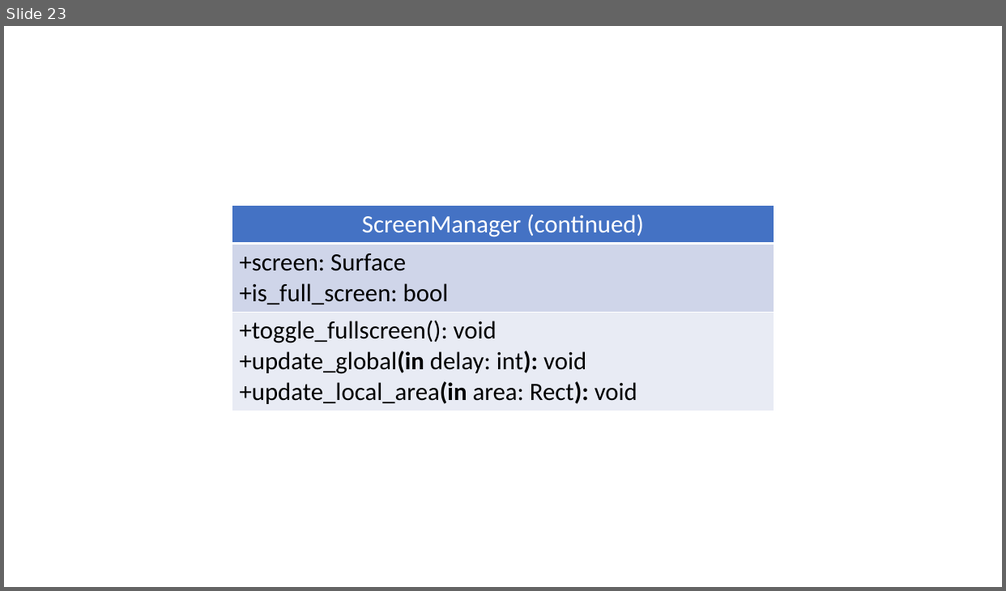
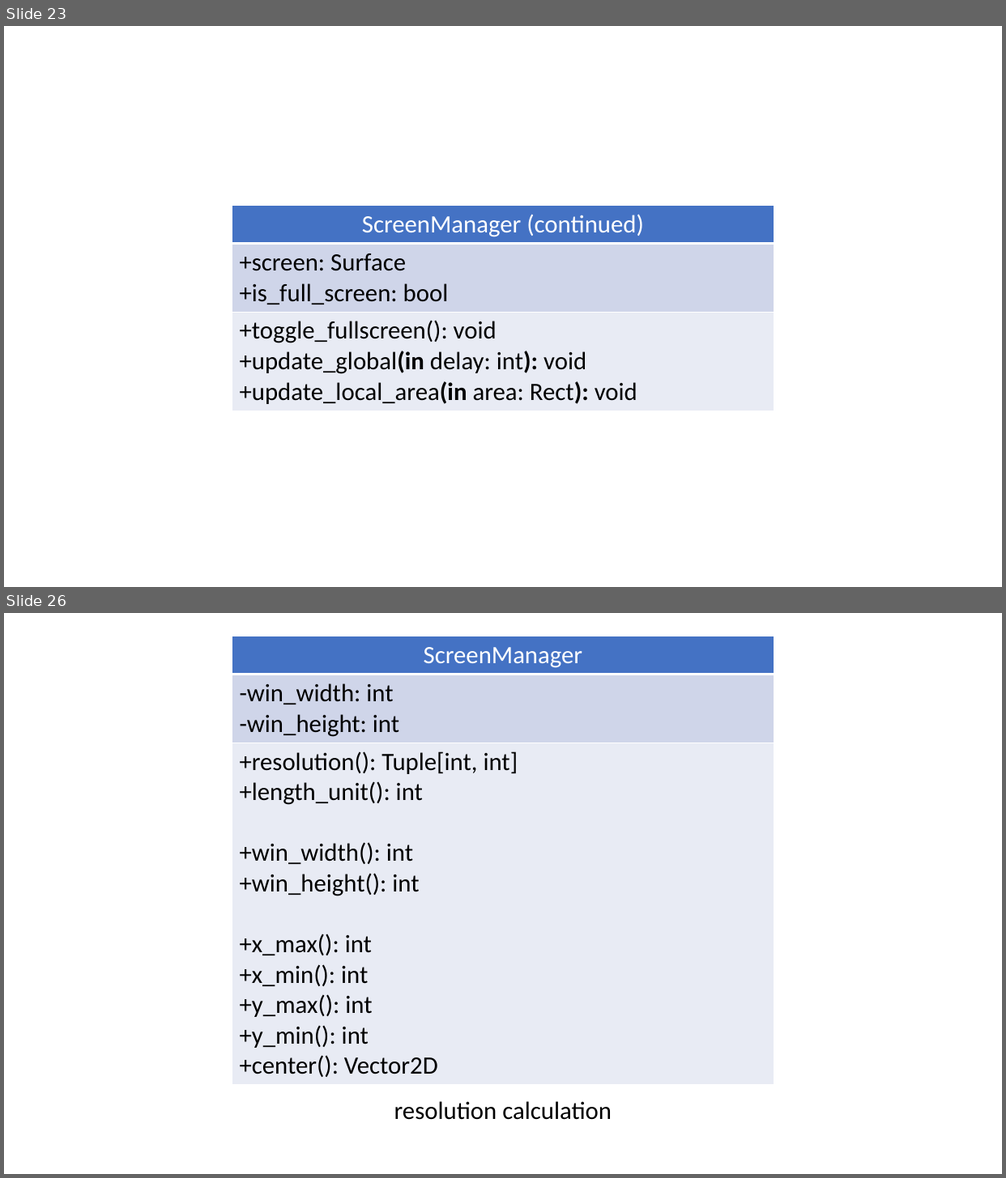
Before and after one commit to wertolf/vocabulary-builder, a slide deck: documentation/diagrams.pptx. Shown one above the other, each under a label of ours: slide 23 before the commit, slides 23 and 26 after it; the slides between them are not shown. The pictures are 1006x591 and 1006x1178 pixels, drawn with LibreOffice and Linux fonts; fonts in the diff are those of the drawing. Boxes give left, top, right and bottom in pixels: in the first picture for what was removed or moved away, otherwise in the second. Text is boxed around its words. In the diff, an @@ line names an element or a change of style, - is before the commit and + after.

```diff
--- a/documentation/diagrams.pptx
+++ b/documentation/diagrams.pptx
@@ slide 26 added at box(4, 613, 1002, 1174), background #FFFFFF @@
@@ table added at box(232, 636, 774, 1080), 3 rows, 1 columns @@
+ScreenManager
+-win_width: int / -win_height: int
++resolution(): Tuple[int, int] / +length_unit(): int / +win_width(): int / +win_height(): int / +x_max(): int / +x_min(): int / +y_max(): int / +y_min(): int / +center(): Vector2D
@@ text added at box(394, 1101, 612, 1120), 24 pt, text #000000 @@
+resolution calculation
```
Also in this commit, not shown: 5 other slides added, 26 other files.
